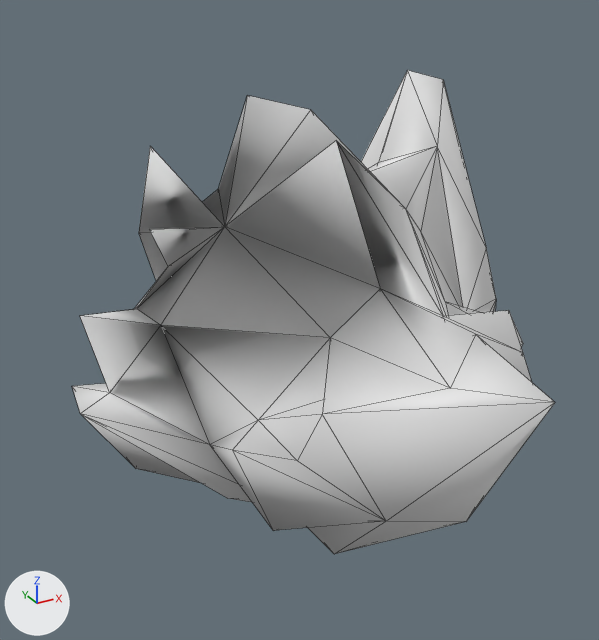
Two versions of the OBJ model src/main/resources/assets/kn8/meshes/kaiju_no9_fusion/forearm_right.obj, one commit apart.
One viewpoint serves both versions: a 50 mm camera at (0.807, -1.12, 3.158) aimed at (1.33, -0.169, 2.683). Arrows for +X, +Y and +Z are at lower left; the lights stay in place. The first picture is the older version. Mesh edges are drawn as thin lines. Where no turn or scale is listed for an object, it has been applied to the vertices. Vertices at exactly the same position are counted once.

Names of what the first picture shows: 'forearm_right'.
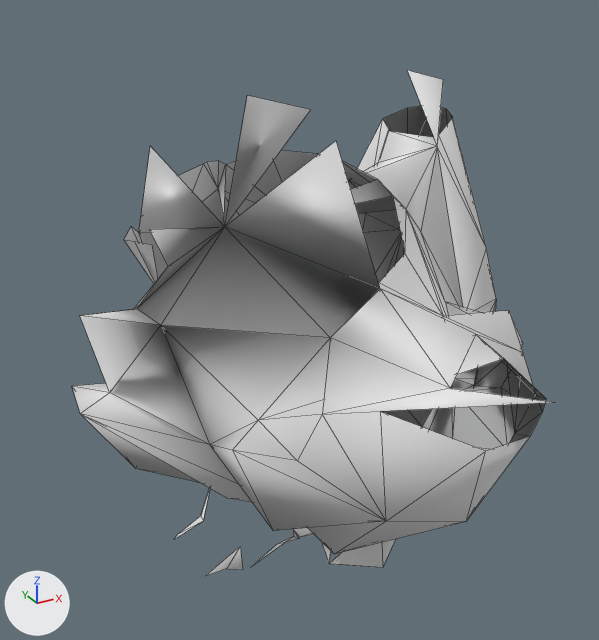
Location of each change, (x1, y1, x2, y2) in pixels of the pictures (599 x 640 px):
'forearm_right', reshaped: before (72, 70, 555, 554); after (72, 70, 553, 576)
part 1 of me_forearm_right, cut back: before (218, 70, 555, 522); after (124, 106, 546, 522)
part 2 of me_forearm_right, added: after (175, 488, 395, 576)

The change, as a diff of the scene's bpy script:
```diff
--- a/src/main/resources/assets/kn8/meshes/kaiju_no9_fusion/forearm_right.obj.py
+++ b/src/main/resources/assets/kn8/meshes/kaiju_no9_fusion/forearm_right.obj.py
@@ me_forearm_right @@
 # used by ob_forearm_right; location = (0.0, 0.0, 0.0)
-me_forearm_right.from_pydata(...)  # 120 vertices, 236 faces; spans x 0.996..1.678, y -0.749..0.132, z 2.187..3.032
+me_forearm_right.from_pydata(...)  # 186 vertices, 288 faces; spans x 0.996..1.678, y -0.749..0.248, z 2.024..3.032
+# me_forearm_right part 1
+# 27 faces are deleted
+# 39 vertices are added at x 1.087..1.483, y -0.71..-0.096, z 2.796..2.984
+# 58 new faces join them
+# me_forearm_right part 2
+# 27 vertices are added at x 1.243..1.62, y -0.09..0.248, z 2.024..2.211
+# 21 new faces join them
```
